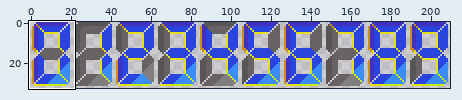
Edited in one commit: sprite sheet (assets/rampage/score-p2.png). Above: a wide view before the commit, with the close-up outlined.
Close-up. Before the edit:
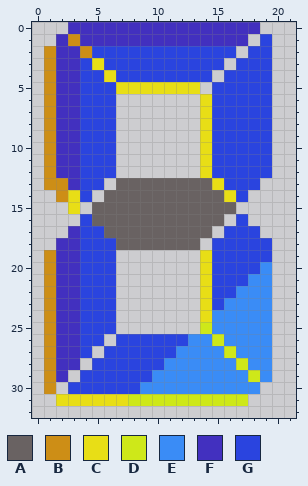
The file is 210x33 pixels. Shown: x 0..21, y 0..32. The commit also changed other parts of the picture, which this record leaves out.
Palette (. is transparent): A #696262  B #cd8e16  C #e8de16  D #cee819  E #3a8cf6  F #4230bf  G #2a44df
Pixels before, first column x 1:
 0 ..FFFFFFFFFFFFFFFF.
 1 .FBFFFFFFFFFFFFFF.G
 2 BFFBGGGGGGGGGGGG.GG
 3 BFFGCGGGGGGGGGG.GGG
 4 BFFGGCGGGGGGGG.GGGG
 5 BFFGGGCCCCCCC.GGGGG
 6 BFFGGG.......CGGGGG
 7 BFFGGG.......CGGGGG
 8 BFFGGG.......CGGGGG
 9 BFFGGG.......CGGGGG
10 BFFGGG.......CGGGGG
11 BFFGGG.......CGGGGG
12 BFFGGG.......CGGGGG
13 BBFGG.AAAAAAAACGGG.
14 .BCG.AAAAAAAAAACG..
15 ..C.AAAAAAAAAAAA...
16 ...GAAAAAAAAAAA.G..
17 ..FGGAAAAAAAAA.GGG.
18 .FFGGGAAAAAAA.GGGGG
19 BFFGGG.......CGGGGG
20 BFFGGG.......CGGGGE
21 BFFGGG.......CGGGEE
22 BFFGGG.......CGGEEE
23 BFFGGG.......CGEEEE
24 BFFGGG.......CEEEEE
25 BFFGGG.......DEEEEE
26 BFFGG.GGGGGGEEDEEEE
27 BFFG.GGGGGGEEEEDEEE
28 BFF.GGGGGGEEEEEEDEE
29 BF.GGGGGGEEEEEEEEDE
30 B.GGGGGGEEEEEEEEEE.
31 .CCCCCCDDDDDDDDDD..
Now the later version:
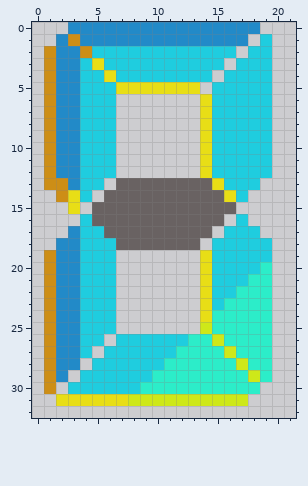
Edits made:
colour E: #3a8cf6 -> #2cedc9
colour F: #4230bf -> #228ac8
colour G: #2a44df -> #1fcddf
